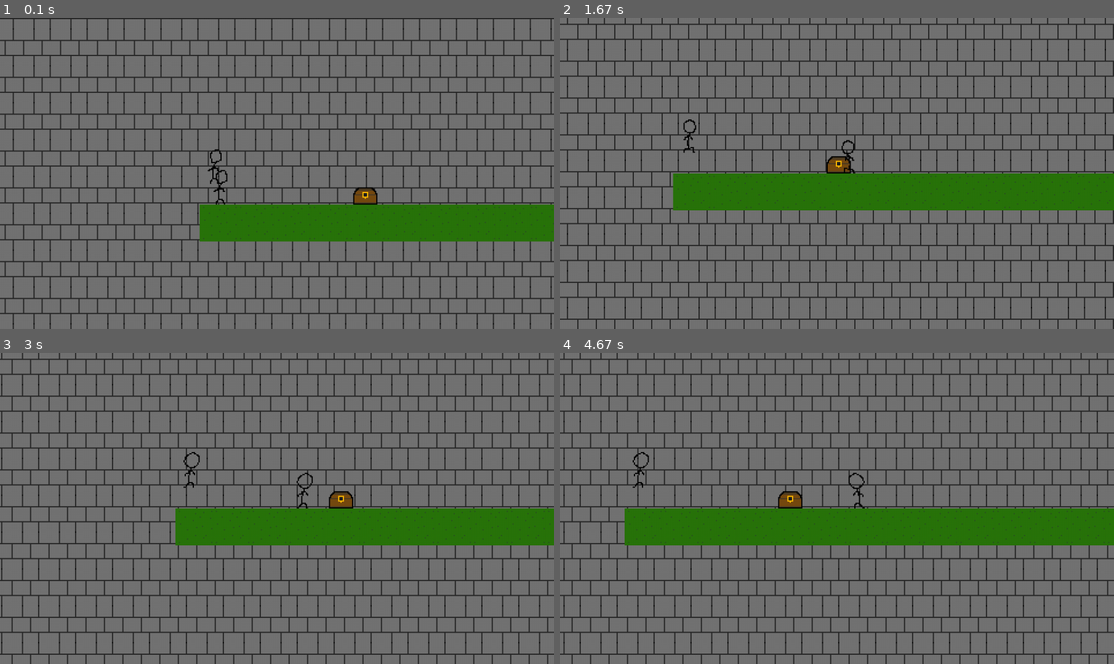
Above: before the commit, frames 1-4 (two rows, left to right).
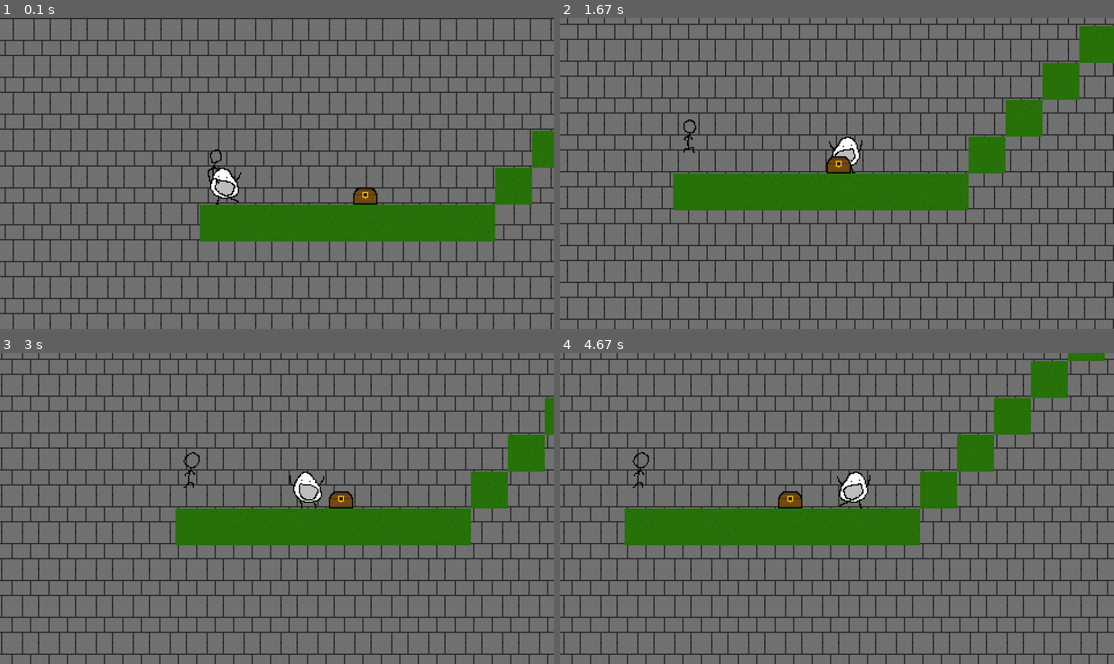
Above: after the commit, the same moments.

Repository: Firedan1176/Pygame-Platformer
Game: pygame game, started from game.py
Same seed, same stepped clock (60 frames per second), same inputs: the game is played once before the commit and once after it.
Inputs:
- Up to frame 1 (0.1 s): no input
- Up to frame 2 (1.67 s): hold Right 0.33-0.8 s; hold Right 0.83-1.3 s; hold Left from 1.33 s (still down)
- Up to frame 3 (3 s): release Left at 1.87 s; hold Left 1.9-2.3 s; hold Right 2.33-2.97 s
- Up to frame 4 (4.67 s): hold Left 3-3.47 s; hold Right 3.5-3.97 s; hold Right 4-4.47 s; hold Left from 4.5 s (still down)

The runs differ from the first frame. In frame 1, 3.0% of the frame differs, in the area x 37-100%, y 36-72%; in frame 2, 6.6%; in frame 3, 4.0%; in frame 4, 7.9%, in the area x 50-100%, y 0-62%.

Commit message:
Level Improvements
I fidgeted around with what you had in order to learn how the level loading and sprite stuff works. I added test level #3, which features stairs, and turned the player into an egg. Test level 3 includes comments on level editing syntax.

Diff:
--- a/game.py
+++ b/game.py
@@ -27,7 +27,7 @@
 
 #####Debug stuff here
 
-scene = loading.load("test_map02")
+scene = loading.load("test_map03")
 
 chest = objects.getObjectsOfType(Chest)[0]
 chest._items = [Item("Potion"), Item("Potion"), Item("Book")]
@@ -37,8 +37,8 @@
 animTile.play("player_idle")
 
 _player = objects.getObjectsOfType(player.Player)[0]
-_player.sprite = sprite2.loadSpriteAnimation("player_idle")
-_player.play("player_idle")
+_player.sprite = sprite2.loadSpriteAnimation("eggy")
+_player.play("eggy")
 
 #####
 camera = Camera(15)
--- a/player.py
+++ b/player.py
@@ -13,7 +13,7 @@
 
     speed = 3
     frozen = False
-    jumpSpeed = 6
+    jumpSpeed = 8
     inertia = 0.1   #Higher value stops player movement faster
     jump_off_wall = True
     wallFriction = 0.6 #0-1. Higher value causes less friction
--- /dev/null
+++ b/test_map03.map
@@ -0,0 +1,52 @@
+#These comments are written by an idiot for idiots so
+#that making maps like this can be somewhat manageable.
+#I do not suggest making maps in this format, and to
+#have a level editor built to do so eaiser.
+
+#Everything included is from what I have learned after
+#crashing python's kernel over and over in order to guess
+#the syntax. In case you haven't guessed yet, pound is the
+#comment sign.
+
+#SYNTAX: PROP_ID;PROP_Z;VECTOR2_POS;VECTOR2_SCALE;TILING
+#It appears that a few things are required for a level to
+#load. First being a player (first under the player heading),
+#and second being a chest (first under the entities heading).
+
+#The player position is where the movable player is placed,
+#but a static animation copy is always placed around 0,50,
+#which is hard coded into the game file right now.
+
+#The first item is the background, with z of 5, moving slower
+#than the z=10 of everything else. The second item is the floor,
+#set to tile in a 32x32 pattern over 512 pixels
+
+#Item ID's are located within the database DAT file, which
+#contains the class, size, text identifier, and collsions
+#(though collisions only seem to be specified for two of them).
+#Note that this text identifier MUST match the file name for the
+#texture. Also, Players seem to default to coin as their starting
+#image. The current animation texture is also smaller than the
+#hitbox, and so the player can hit walls that are noticeably
+#infront of them
+
+#Everything is loaded in order, so that things that share a
+#Z-depth will be drawn so that the last item appears in front
+#of the others.
+
+
+1;5;(-128, -64);(2049, 512);tile
+
+2;10;(0, 0);(256, 32);tile
+2;10;(256,32);(32, 32);tile
+2;10;(288,64);(32, 32);tile
+2;10;(320,96);(32, 32);tile
+2;10;(352,128);(32, 32);tile
+2;10;(384,160);(32, 32);tile
+2;10;(416,192);(32, 32);tile
+
+#player
+5;10;(5, 10);(32, 32);none
+
+#Entities
+3;10;(128 ,32);(32, 32);none
Binary file added: eggy.png
